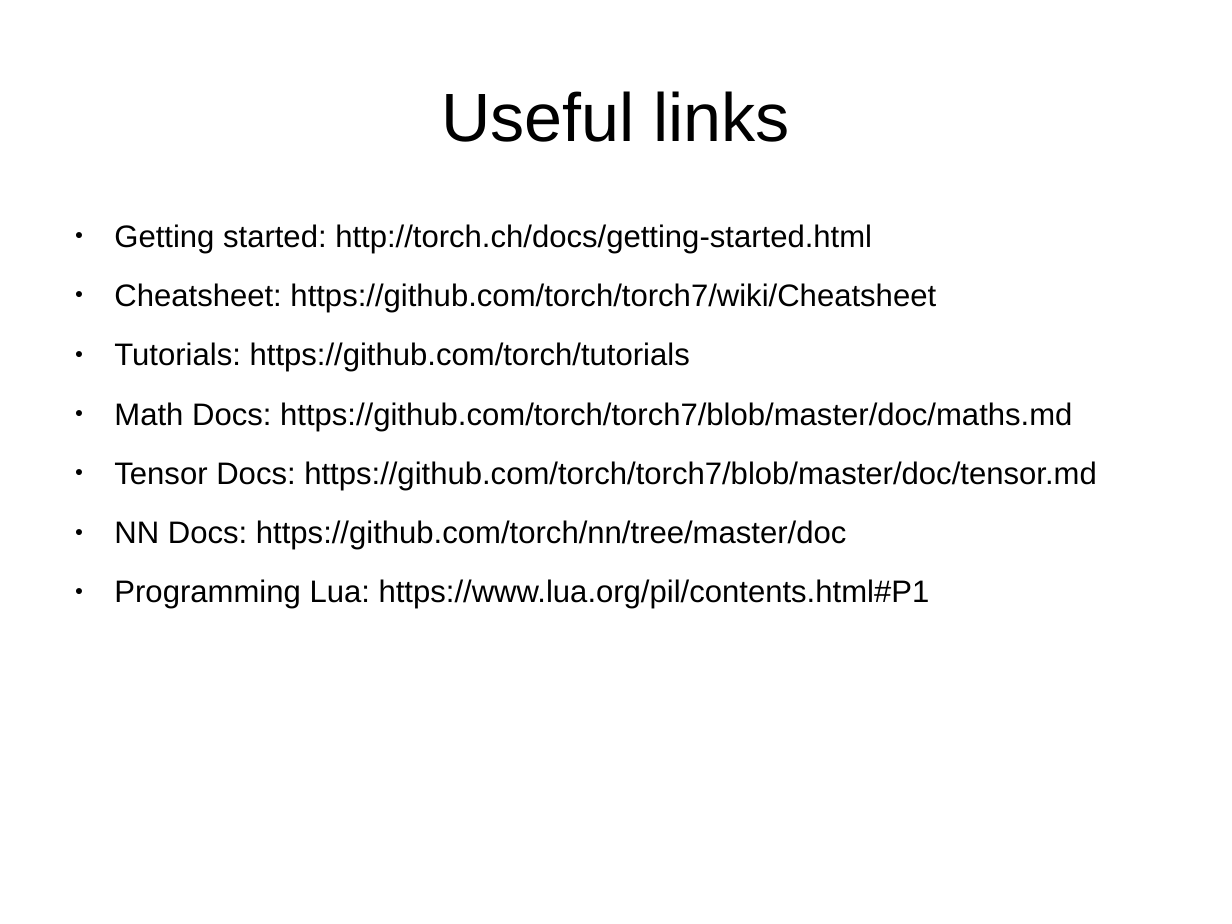
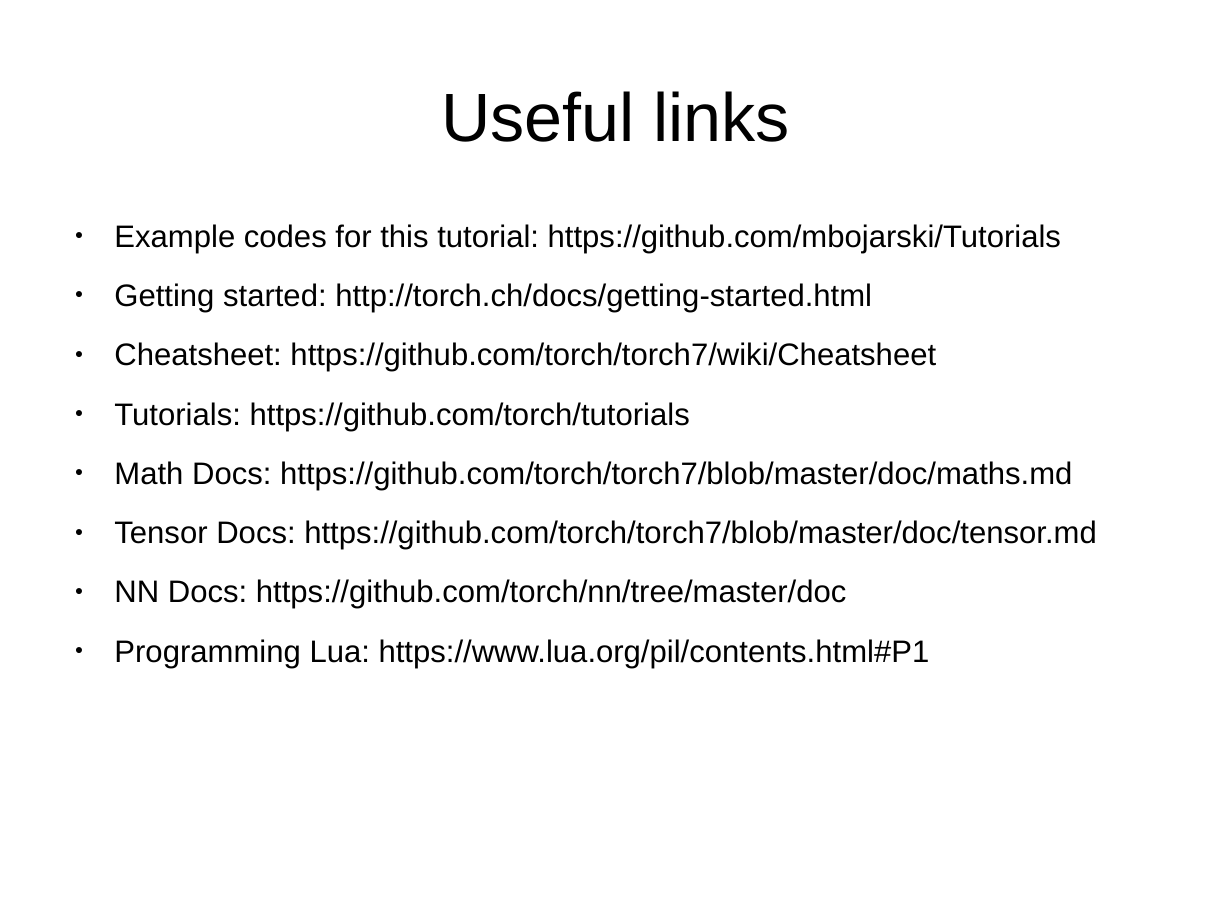
Before and after one commit to mbojarski/Tutorials, a slide deck: slide 2 of Tutorial.odp. Drawn at 1232x924 pixels with LibreOffice and Linux fonts; fonts in the diff are those of the drawing. Boxes give left, top, right and bottom in pixels: in the first picture for what was removed or moved away, otherwise in the second. Text is boxed around its words. In the diff, an @@ line names an element or a change of style, - is before the commit and + after.

Commit message:
updated slides

```diff
--- a/Tutorial.odp
+++ b/Tutorial.odp
@@ text at box(114, 224, 1061, 253): paragraph added @@
+● Example codes for this tutorial: https://github.com/mbojarski/Tutorials
```
Also in this commit, not shown: 1 other file.
